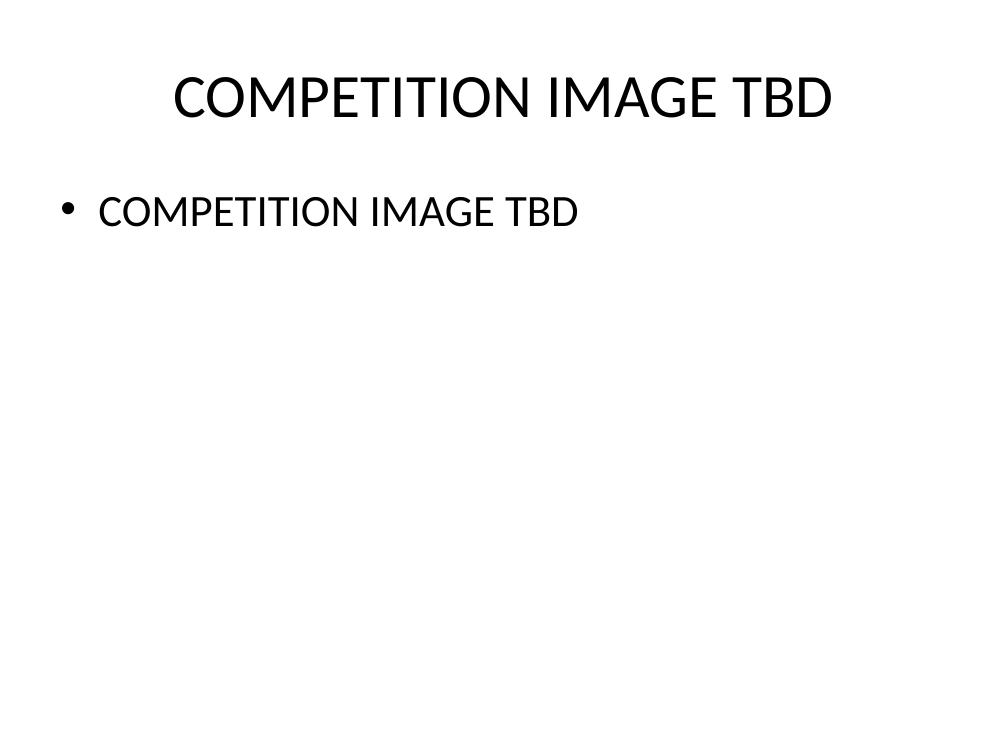
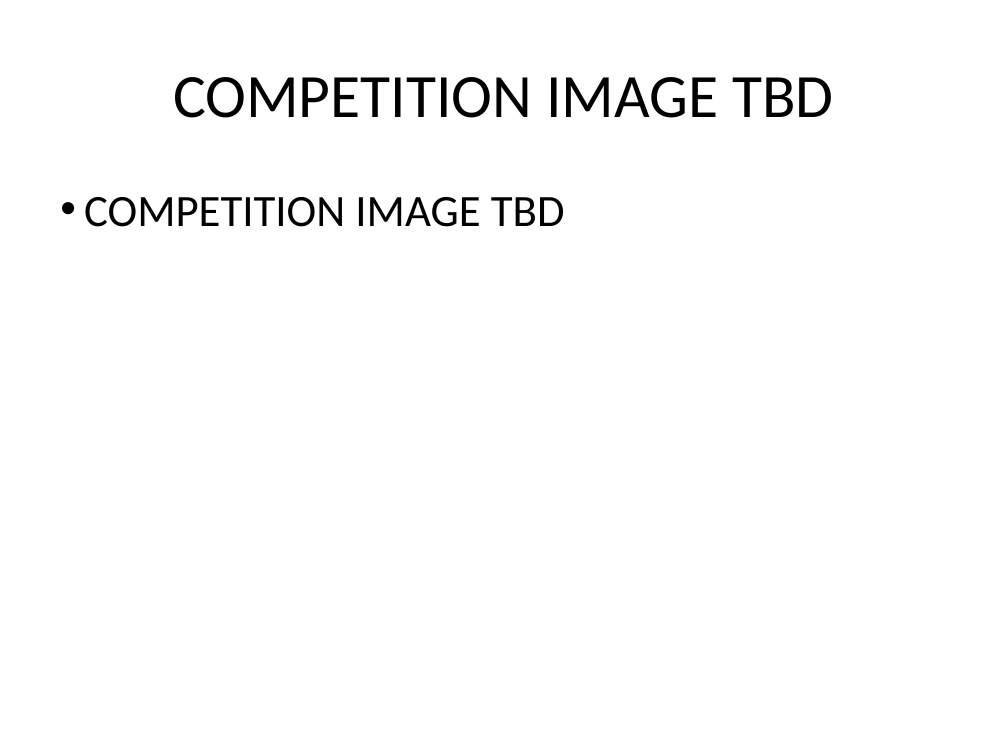
Before and after one commit to wolph/computer_graphics, a slide deck: slide 2 of Presentation.pptx. Drawn at 1008x756 pixels with LibreOffice and Linux fonts; fonts in the diff are those of the drawing. Boxes give left, top, right and bottom in pixels: in the first picture for what was removed or moved away, otherwise in the second. Text is boxed around its words. In the diff, an @@ line names an element or a change of style, - is before the commit and + after.

Commit message:
presentation added 2 slides

```diff
--- a/Presentation.pptx
+++ b/Presentation.pptx
@@ text "COMPETITION IMAGE TBD" at (84,197,565,227): indent changed; less space between paragraphs @@
```
Also in this commit, not shown: 1 other slide changed, 4 slides added, 2 slides removed.
